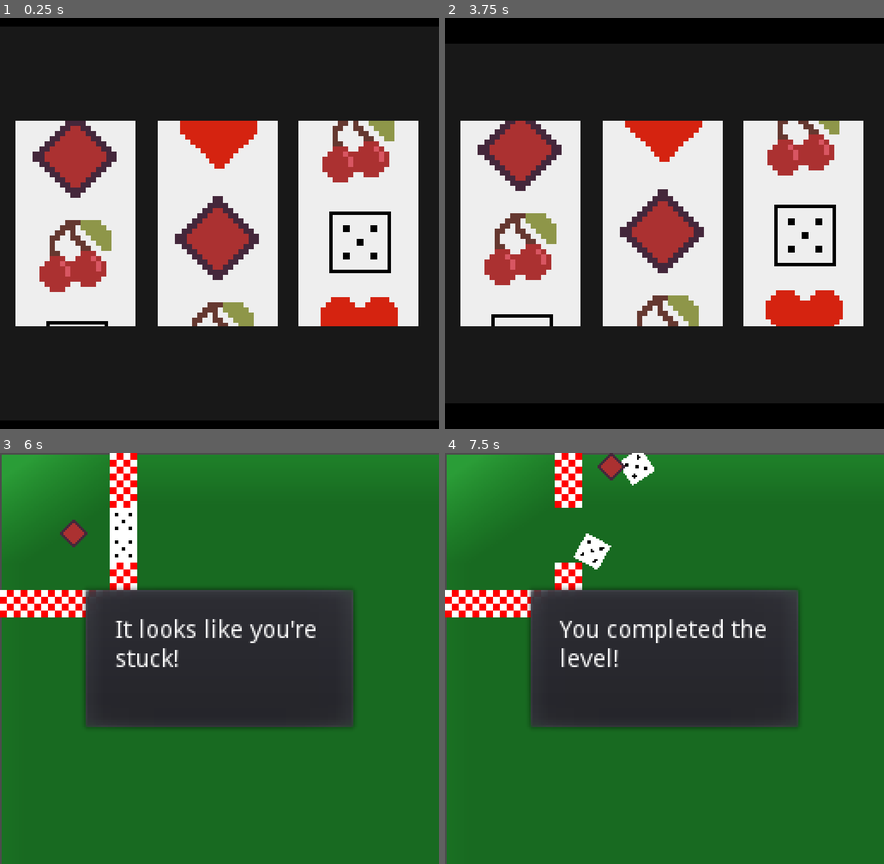
Above: before the commit, frames 1-4 (two rows, left to right).
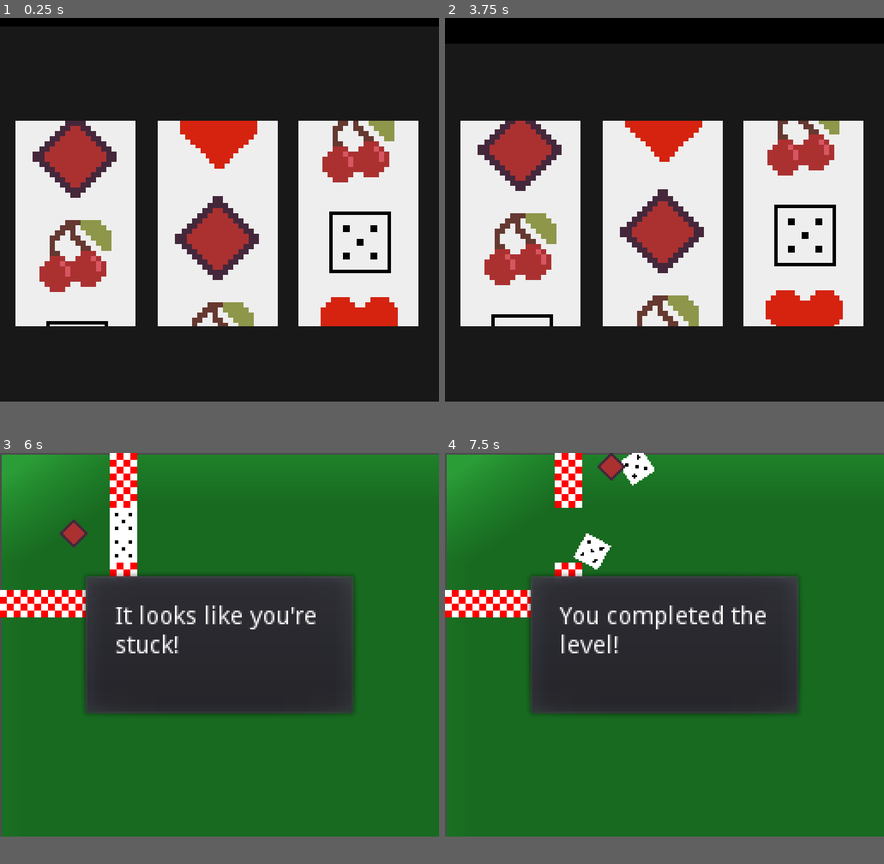
Above: after the commit, the same moments.

Repository: jonathandavidlewis/pair-programming-jam-00
Game: Godot game, scene res://src/SlotMachineIntro.tscn
Two runs of this game, one before a commit and one after it. Both use one fixed random seed, a clock stepped at 60 frames per second and the inputs below. Sound files missing from this copy of the repository are replaced by a short silence.
Inputs:
- Up to frame 1 (0.25 s): no input
- Up to frame 2 (3.75 s): tap Enter (ui_accept) at 0.5, 0.77, 1.52, 3.02 s; hold Right (ui_right) 0.53-1.28 s; hold Down (ui_down) 1.28-2.03 s; hold Right (ui_right) 2.03-2.78 s; hold Up (ui_up) 2.78-3.53 s; hold Left (ui_left) from 3.53 s (still down)
- Up to frame 3 (6 s): tap Enter (ui_accept) at 3.77, 4.52, 5.75 s; release Left (ui_left) at 5.03 s; hold Down (ui_down) 5.03-5.78 s; hold Right (ui_right) from 5.78 s (still down)
- Up to frame 4 (7.5 s): tap Enter (ui_accept) at 6.02, 6.77 s; release Right (ui_right) at 6.53 s; hold Up (ui_up) 6.53-7.28 s; hold Right (ui_right) from 7.28 s (still down)
In our replay, the window is 768x720 before the commit and 768x672 after it. These sizes can differ from the game's own. Grey fills any space a smaller window leaves; there, only what the larger window draws over its background counts as a difference.

The runs differ from the first frame. In frame 3, 6.6% of the frame differs, in the area x 0-81%, y 29-100%; in frame 4, 6.6%.

Commit message:
change resolution to NTSC

Diff:
--- a/project/project.godot
+++ b/project/project.godot
@@ -22,7 +22,7 @@
 [display]
 
 window/size/width=256
-window/size/height=240
+window/size/height=224
 window/stretch/mode="viewport"
 window/stretch/aspect="keep"
 
